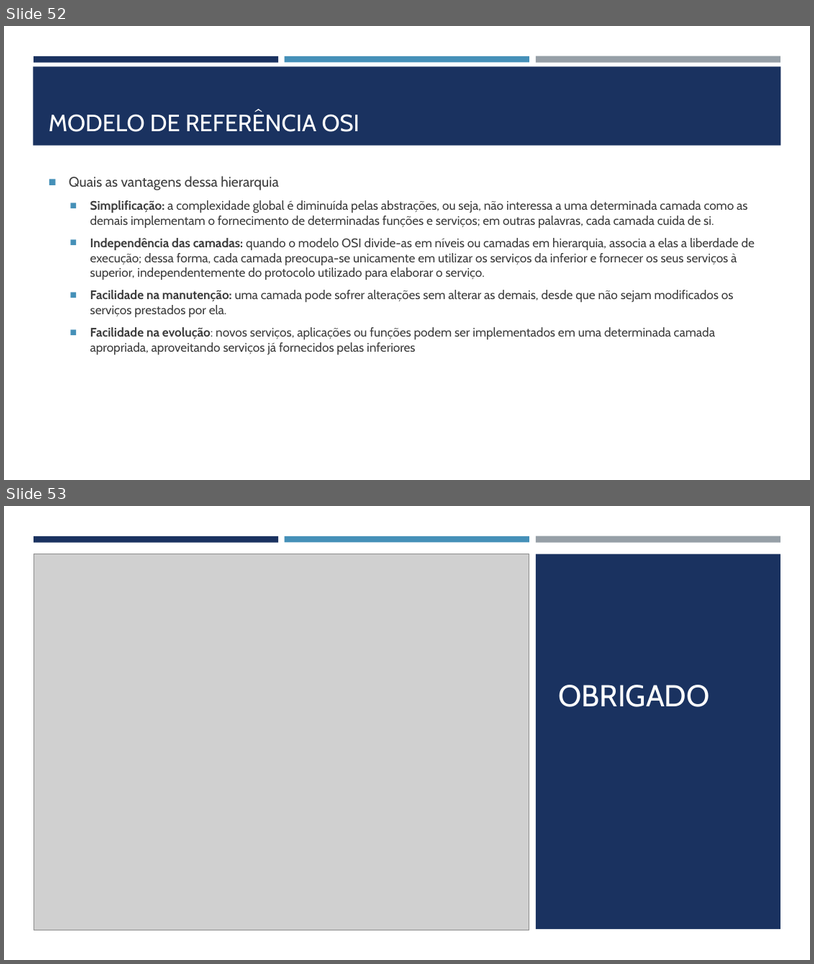
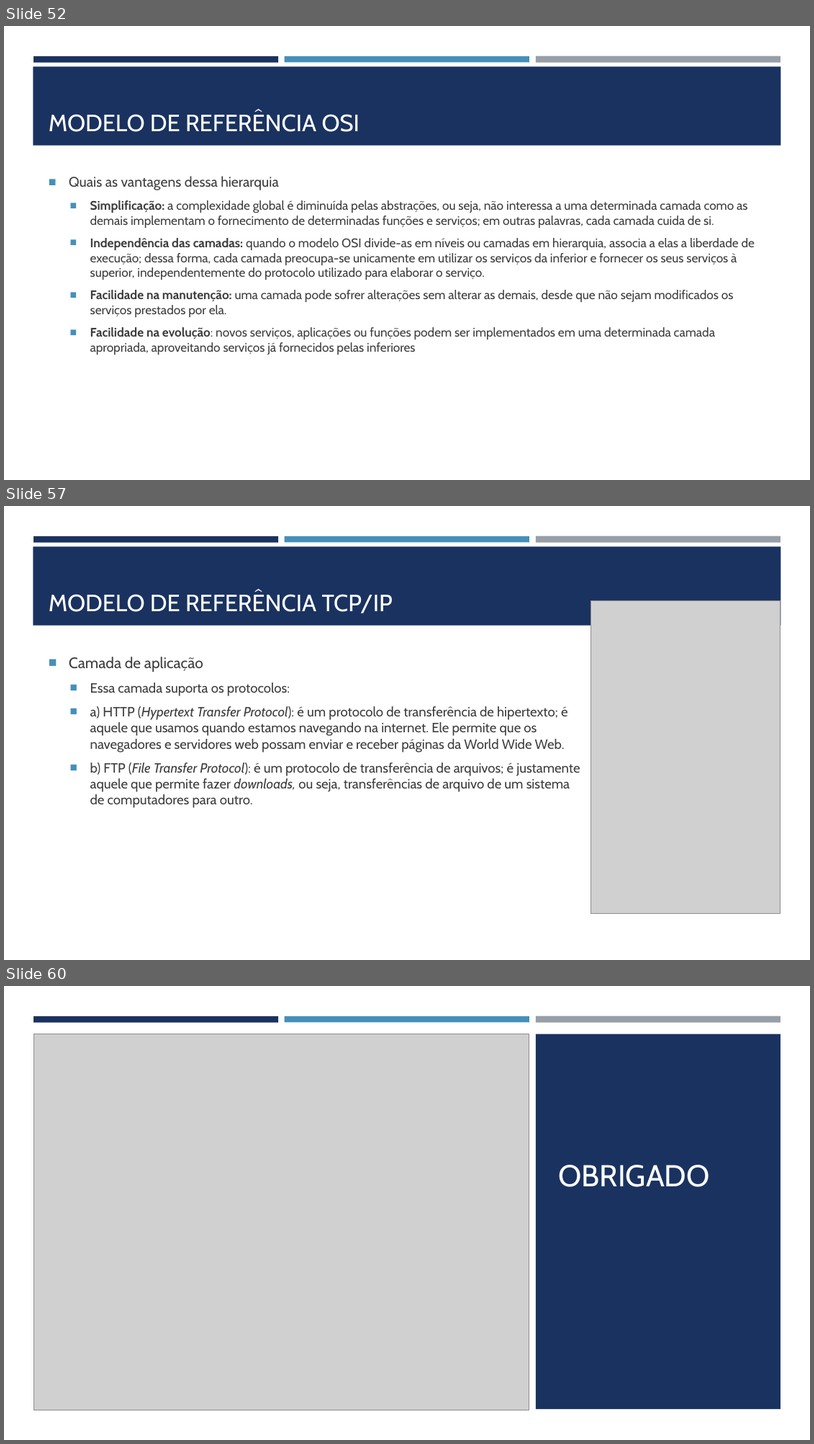
Before and after one commit to joelteixeiradacunha/aulas_php_mysql, a slide deck: Redes/REDES DE COMPUTADORES.pptx. Shown one above the other, each under a label of ours: slides 52 and 53 before the commit, slides 52, 57 and 60 after it; the slides between them are not shown. The pictures are 814x964 and 814x1444 pixels, drawn with LibreOffice and Linux fonts; fonts in the diff are those of the drawing; grey boxes stand for pictures. Boxes give left, top, right and bottom in pixels: in the first picture for what was removed or moved away, otherwise in the second. Text is boxed around its words. In the diff, an @@ line names an element or a change of style, - is before the commit and + after.

```diff
--- a/Redes/REDES DE COMPUTADORES.pptx
+++ b/Redes/REDES DE COMPUTADORES.pptx
@@ slide 57 added at (4,506,810,960), background #FFFFFF; not listed: 4 template elements that a slide beside it also shows @@
@@ title added at (49,594,393,613), 28 pt, text #FFFFFF @@
+MODELO DE REFERÊNCIA TCP/IP
@@ picture added at (592,601,782,914) @@
@@ text added at (69,656,580,808), 16 pt, text #3D3D3D @@
+■ Camada de aplicação
+  ■ Essa camada suporta os protocolos:
+  ■ a) HTTP (Hypertext Transfer Protocol): é um protocolo de transferência de hipertexto; é aquele que usamos quando estamos navegando na internet. Ele permite que os navegadores e servidores web possam enviar e receber páginas da World Wide Web.
+  ■ b) FTP (File Transfer Protocol): é um protocolo de transferência de arquivos; é justamente aquele que permite fazer downloads, ou seja, transferências de arquivo de um sistema de computadores para outro.
@@ what was slide 53 is now slide 60 @@
```
Also in this commit, not shown: 6 other slides added, 1 other file.
